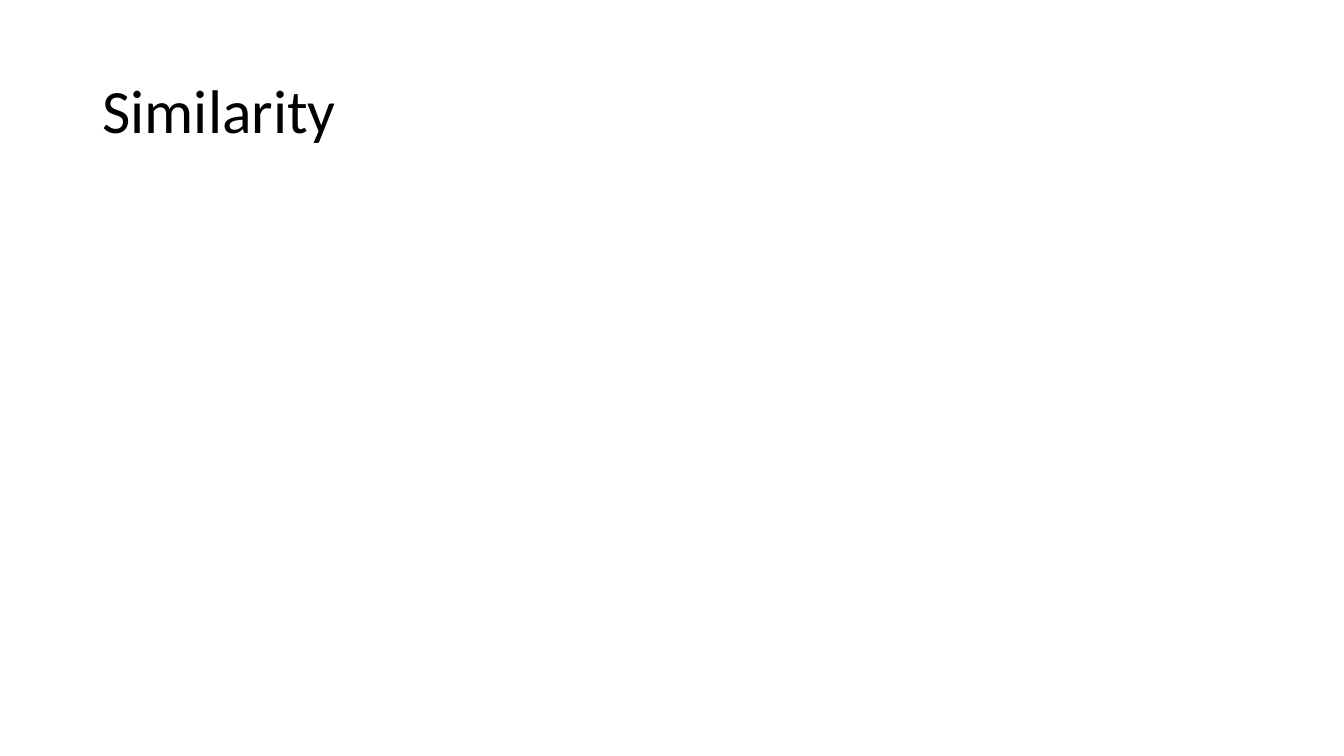
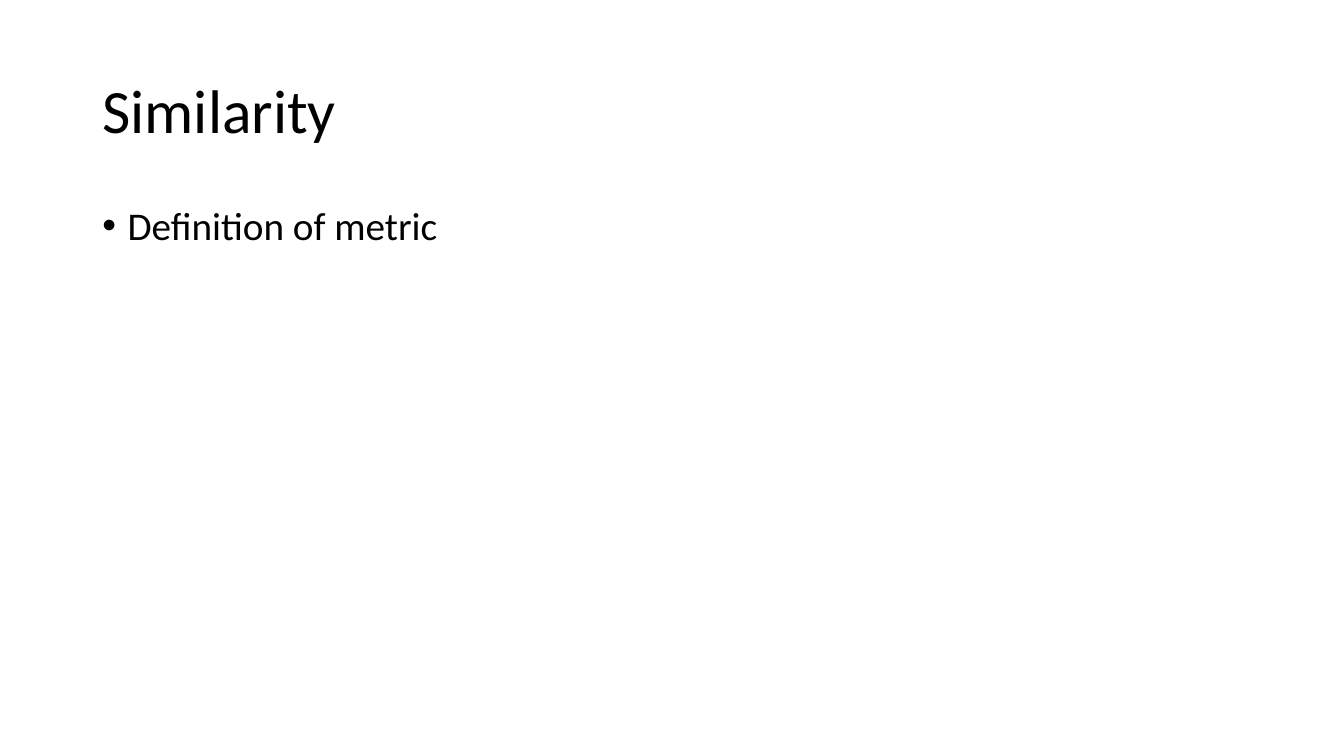
Before and after one commit to weenming/Thin-Film-Design, a slide deck: slide 9 of talk_Mar12_2023.pptx. Drawn at 1344x756 pixels with LibreOffice and Linux fonts; fonts in the diff are those of the drawing. Boxes give left, top, right and bottom in pixels: in the first picture for what was removed or moved away, otherwise in the second. Text is boxed around its words. In the diff, an @@ line names an element or a change of style, - is before the commit and + after.

```diff
--- a/talk_Mar12_2023.pptx
+++ b/talk_Mar12_2023.pptx
@@ text added at (x1=128, y1=213, x2=437, y2=241), 28 pt, text #000000 @@
+• Definition of metric
```
Also in this commit, not shown: 1 other slide changed, 3 slides added, 2 slides removed, 1 other file.
